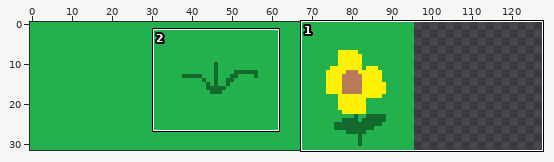
Sprite sheet -- res/tilesheets/my_grass.png. Above: a wide view before the commit, with the close-up outlined.
Close-up. Old version:
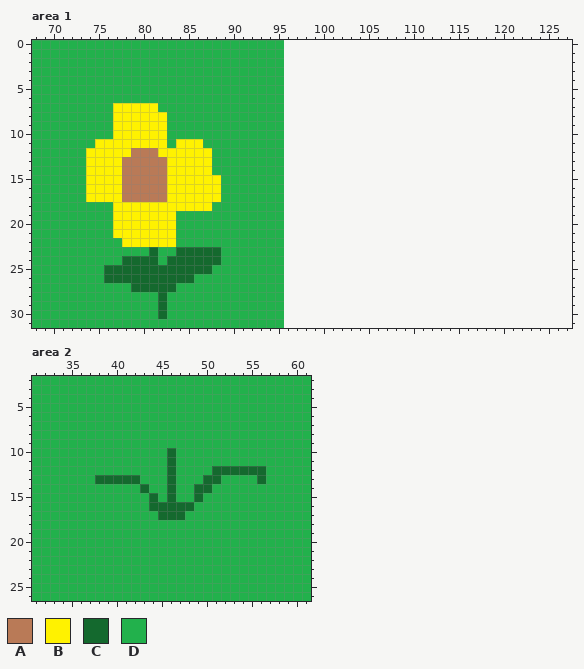
The file is 96x32 pixels. Shown: area 1: x 68..127, y 0..31; area 2: x 31..61, y 2..26. The old version is drawn lined up with the new one, on the new canvas.
Palette (. is transparent): A #b97a57  B #fff200  C #14692e  D #22b14c
Pixels before, area 1, first column x 68:
 0 DDDDDDDDDDDDDDDDDDDDDDDDDDDD
 1 DDDDDDDDDDDDDDDDDDDDDDDDDDDD
 2 DDDDDDDDDDDDDDDDDDDDDDDDDDDD
 3 DDDDDDDDDDDDDDDDDDDDDDDDDDDD
 4 DDDDDDDDDDDDDDDDDDDDDDDDDDDD
 5 DDDDDDDDDDDDDDDDDDDDDDDDDDDD
 6 DDDDDDDDDDDDDDDDDDDDDDDDDDDD
 7 DDDDDDDDDBBBBBDDDDDDDDDDDDDD
 8 DDDDDDDDDBBBBBBDDDDDDDDDDDDD
 9 DDDDDDDDDBBBBBBDDDDDDDDDDDDD
10 DDDDDDDDDBBBBBBDDDDDDDDDDDDD
11 DDDDDDDBBBBBBBBDBBBDDDDDDDDD
12 DDDDDDBBBBBAAABBBBBBDDDDDDDD
13 DDDDDDBBBBAAAAABBBBBDDDDDDDD
14 DDDDDDBBBBAAAAABBBBBDDDDDDDD
15 DDDDDDBBBBAAAAABBBBBBDDDDDDD
16 DDDDDDBBBBAAAAABBBBBBDDDDDDD
17 DDDDDDBBBBAAAAABBBBBBDDDDDDD
18 DDDDDDDDDBBBBBBBBBBBDDDDDDDD
19 DDDDDDDDDBBBBBBBDDDDDDDDDDDD
20 DDDDDDDDDBBBBBBBDDDDDDDDDDDD
21 DDDDDDDDDBBBBBBBDDDDDDDDDDDD
22 DDDDDDDDDDBBBBBBDDDDDDDDDDDD
23 DDDDDDDDDDDDDCDDCCCCCDDDDDDD
24 DDDDDDDDDDCCCCDCCCCCCDDDDDDD
25 DDDDDDDDCCCCCCCCCCCCDDDDDDDD
26 DDDDDDDDCCCCCCCCCCDDDDDDDDDD
27 DDDDDDDDDDDCCCCCDDDDDDDDDDDD
28 DDDDDDDDDDDDDDCDDDDDDDDDDDDD
29 DDDDDDDDDDDDDDCDDDDDDDDDDDDD
30 DDDDDDDDDDDDDDCDDDDDDDDDDDDD
31 DDDDDDDDDDDDDDDDDDDDDDDDDDDD
Pixels before, area 2, first column x 31:
 2 DDDDDDDDDDDDDDDDDDDDDDDDDDDDDDD
 3 DDDDDDDDDDDDDDDDDDDDDDDDDDDDDDD
 4 DDDDDDDDDDDDDDDDDDDDDDDDDDDDDDD
 5 DDDDDDDDDDDDDDDDDDDDDDDDDDDDDDD
 6 DDDDDDDDDDDDDDDDDDDDDDDDDDDDDDD
 7 DDDDDDDDDDDDDDDDDDDDDDDDDDDDDDD
 8 DDDDDDDDDDDDDDDDDDDDDDDDDDDDDDD
 9 DDDDDDDDDDDDDDDDDDDDDDDDDDDDDDD
10 DDDDDDDDDDDDDDDCDDDDDDDDDDDDDDD
11 DDDDDDDDDDDDDDDCDDDDDDDDDDDDDDD
12 DDDDDDDDDDDDDDDCDDDDCCCCCCDDDDD
13 DDDDDDDCCCCCDDDCDDDCCDDDDCDDDDD
14 DDDDDDDDDDDDCDDCDDCCDDDDDDDDDDD
15 DDDDDDDDDDDDDCDCDDCDDDDDDDDDDDD
16 DDDDDDDDDDDDDCCCCCDDDDDDDDDDDDD
17 DDDDDDDDDDDDDDCCCDDDDDDDDDDDDDD
18 DDDDDDDDDDDDDDDDDDDDDDDDDDDDDDD
19 DDDDDDDDDDDDDDDDDDDDDDDDDDDDDDD
20 DDDDDDDDDDDDDDDDDDDDDDDDDDDDDDD
21 DDDDDDDDDDDDDDDDDDDDDDDDDDDDDDD
22 DDDDDDDDDDDDDDDDDDDDDDDDDDDDDDD
23 DDDDDDDDDDDDDDDDDDDDDDDDDDDDDDD
24 DDDDDDDDDDDDDDDDDDDDDDDDDDDDDDD
25 DDDDDDDDDDDDDDDDDDDDDDDDDDDDDDD
26 DDDDDDDDDDDDDDDDDDDDDDDDDDDDDDD
Now the later version:
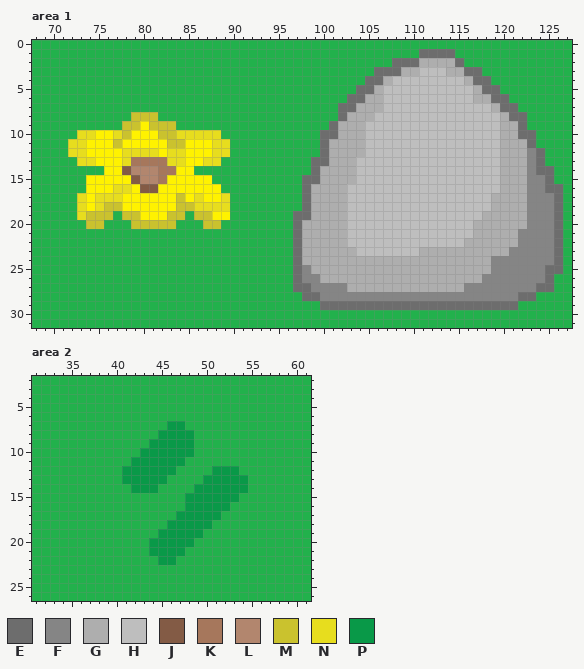
Colours new in this view: E #6d6d6d  F #858585  G #aeaeae  H #bebebe  J #835b45  K #a6775c  L #b2866e  M #cac22e  N #e7dd1e  P #099948
What changed:
canvas 96x32 -> 128x32
Changed rows in their new state; - is an unchanged pixel.
Area 1:
first column x 72:
 0 ------------------------DDDDDDDDDDDDDDDDDDDDDDDDDDDDDDDD
 1 ------------------------DDDDDDDDDDDDDDDEEEEDDDDDDDDDDDDD
 2 ------------------------DDDDDDDDDDDDEEEGGGGEDDDDDDDDDDDD
 3 ------------------------DDDDDDDDDDEEEGGHHHGGEEDDDDDDDDDD
 4 ------------------------DDDDDDDDDEEGHHHHHHHHGEEDDDDDDDDD
 5 ------------------------DDDDDDDDEEGHHHHHHHHHHGEEDDDDDDDD
 6 ------------------------DDDDDDDEEGGHHHHHHHHHHGGEEDDDDDDD
 7 -----DDDDD--------------DDDDDDEEGGGHHHHHHHHHHHHGEEDDDDDD
 8 -----DDMMMD-------------DDDDDDEGGGHHHHHHHHHHHHHHGEEDDDDD
 9 -----DMM-MMM------------DDDDDEGGGHHHHHHHHHHHHHHHGGEDDDDD
10 -NNBBNM---MMNNNNN-------DDDDEEGGGHHHHHHHHHHHHHHHGGEEDDDD
11 NNB--M-----MM--BNN------DDDDEGGGGHHHHHHHHHHHHHHHGGGEDDDD
12 NN----NNNN-NN---NN------DDDDEGGGGHHHHHHHHHHHHHHHGGGFEDDD
13 -NN---NKKKKNN--NN-------DDDEEGGGHHHHHHHHHHHHHHHHGGGFEDDD
14 --DD--JLLLKK--DD--------DDDEGGGGHHHHHHHHHHHHHHHHGGGFEEDD
15 ------BJLLK-----D-------DDEEGGGGHHHHHHHHHHHHHHHHGGGFFEDD
16 -----NNBJJB-------------DDEGGGGHHHHHHHHHHHHHHHHHGGGFFEED
17 -N-NNNBBBBB-M-N--N------DDEGGGGHHHHHHHHHHHHHHHHGGGGFFFED
18 -NBNMM------MMNNNN------DDEGGGGHHHHHHHHHHHHHHHHGGGGFFFED
19 -NMMMDMM---MM-MMBB------DEEGGGGHHHHHHHHHHHHHHHGGGGGFFFED
20 --MM-DDMMMMM---MM-------DEGGGGGHHHHHHHHHHHHHHGGGGGGFFFED
21 -----DDDDDDD------------DEGGGGGHHHHHHHHHHHHHHGGGGGFFFFED
22 ------DDDDDD------------DEGGGGGHHHHHHHHHHHHHGGGGGGFFFFED
23 ---------D--DDDDD-------DEGGGGGGHHHHHHHGGGGGGGGGGFFFFFED
24 ------DDDD-DDDDDD-------DEGGGGGGGGGGGGGGGGGGGGGFFFFFFFED
25 ----DDDDDDDDDDDD--------DEFGGGGGGGGGGGGGGGGGGGGFFFFFFEED
26 ----DDDDDDDDDD----------DEFFGGGGGGGGGGGGGGGGGGFFFFFFFEDD
27 -------DDDDD------------DEEFFFFGGGGGGGGGGGGGFFFFFFFFEEDD
28 ----------D-------------DDEEFFFFFFFFFFFFFFFFFFFFFFEEDDDD
29 ----------D-------------DDDDEEEEEEEEEEEEEEEEEEEEEEDDDDDD
30 ----------D-------------DDDDDDDDDDDDDDDDDDDDDDDDDDDDDDDD
31 ------------------------DDDDDDDDDDDDDDDDDDDDDDDDDDDDDDDD
Area 2:
first column x 38:
 7 --------PP---------
 8 -------PPPP--------
 9 ------PPPPP--------
10 -----PPPPPP--------
11 ----PPPPPP---------
12 ---PPPPPP----PPPDDD
13 DDDPPPPPD---PPPPP-D
14 ----PPP-D--PPPPPP--
15 ------D-D-PPPPPP---
16 ------DDDDPPPPP----
17 -------DDPPPPP-----
18 --------PPPPP------
19 -------PPPPP-------
20 ------PPPPP--------
21 ------PPPP---------
22 -------PP----------
Changed places in both close-ups, as pixel boxes (x1, y1, x2, y2):
added: (284, 40, 572, 328)
changed: (68, 103, 230, 319)
changed: (95, 421, 266, 565)
